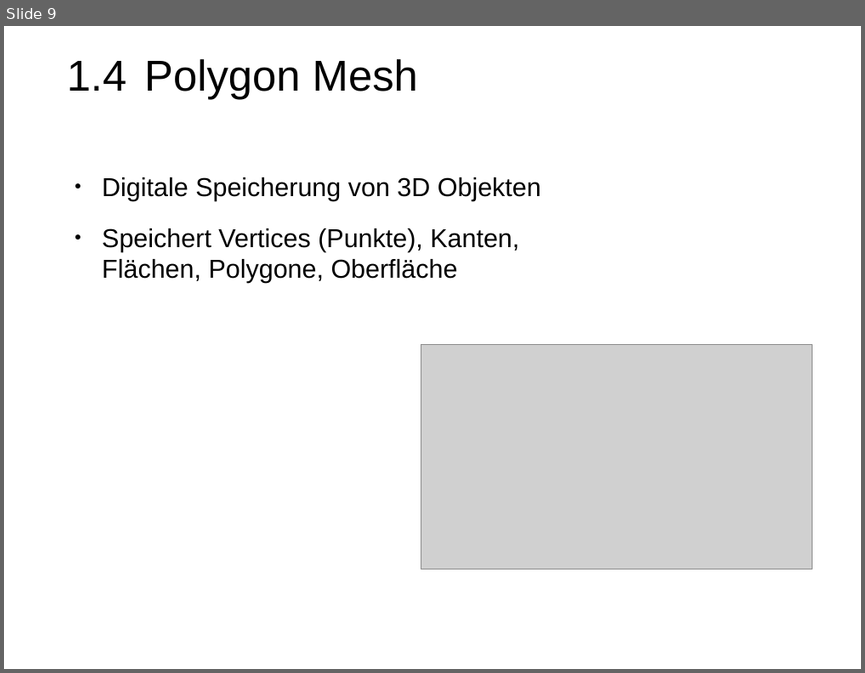
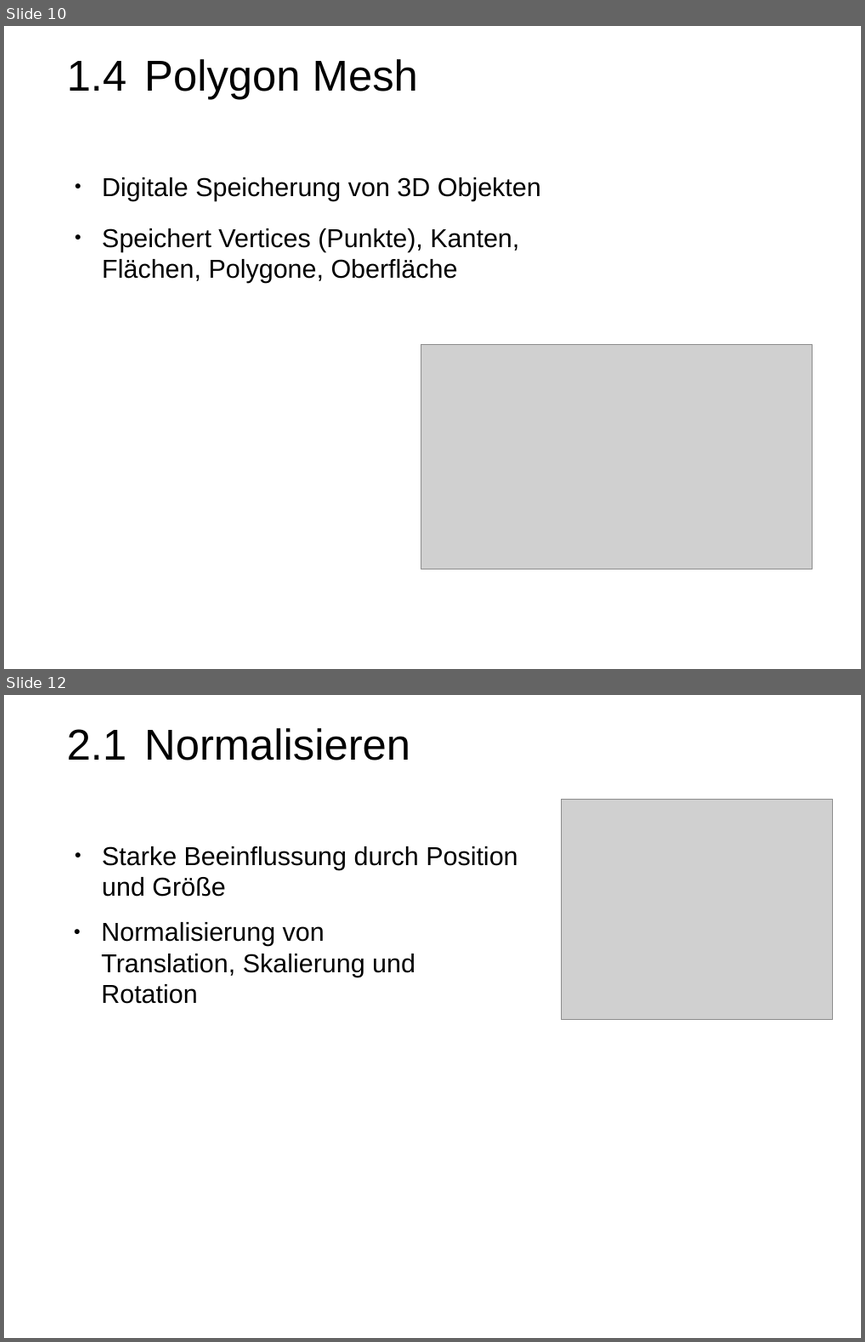
Before and after one commit to PhilippLambracht/prosem_mse, a slide deck: slides/slides.odp. Shown one above the other, each under a label of ours: slide 9 before the commit, slides 10 and 12 after it; the slides between them are not shown. The pictures are 865x673 and 865x1342 pixels, drawn with LibreOffice and Linux fonts; fonts in the diff are those of the drawing; grey boxes stand for pictures. Boxes give left, top, right and bottom in pixels: in the first picture for what was removed or moved away, otherwise in the second. Text is boxed around its words. In the diff, an @@ line names an element or a change of style, - is before the commit and + after.

Commit message:
slides

```diff
--- a/slides/slides.odp
+++ b/slides/slides.odp
@@ slide 12 added at bbox=[4, 695, 861, 1338], background #FFFFFF @@
@@ text added at bbox=[67, 728, 410, 760], 40 pt, text #000000 @@
+2.1 Normalisieren
@@ picture added at bbox=[562, 800, 833, 1019] @@
@@ text added at bbox=[102, 846, 517, 896], 24 pt, text #000000 @@
+● Starke Beeinflussung durch Position und Größe
@@ text added at bbox=[101, 922, 415, 1004], 24 pt, text #000000 @@
+● Normalisierung von Translation, Skalierung und Rotation
@@ what was slide 9 is now slide 10 @@
```
Also in this commit, not shown: 3 other slides added.
